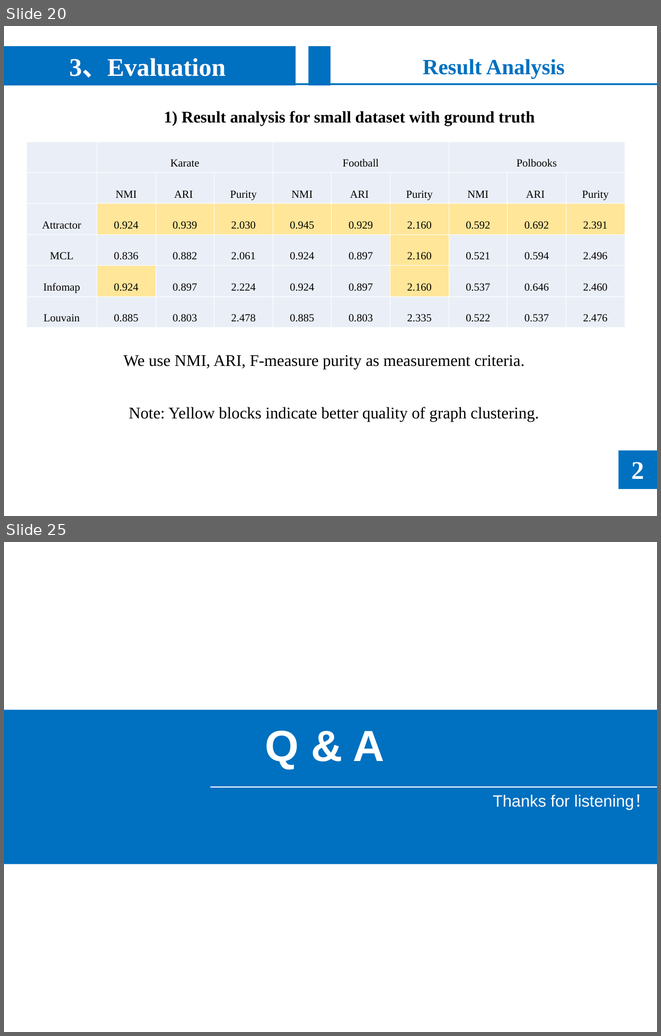
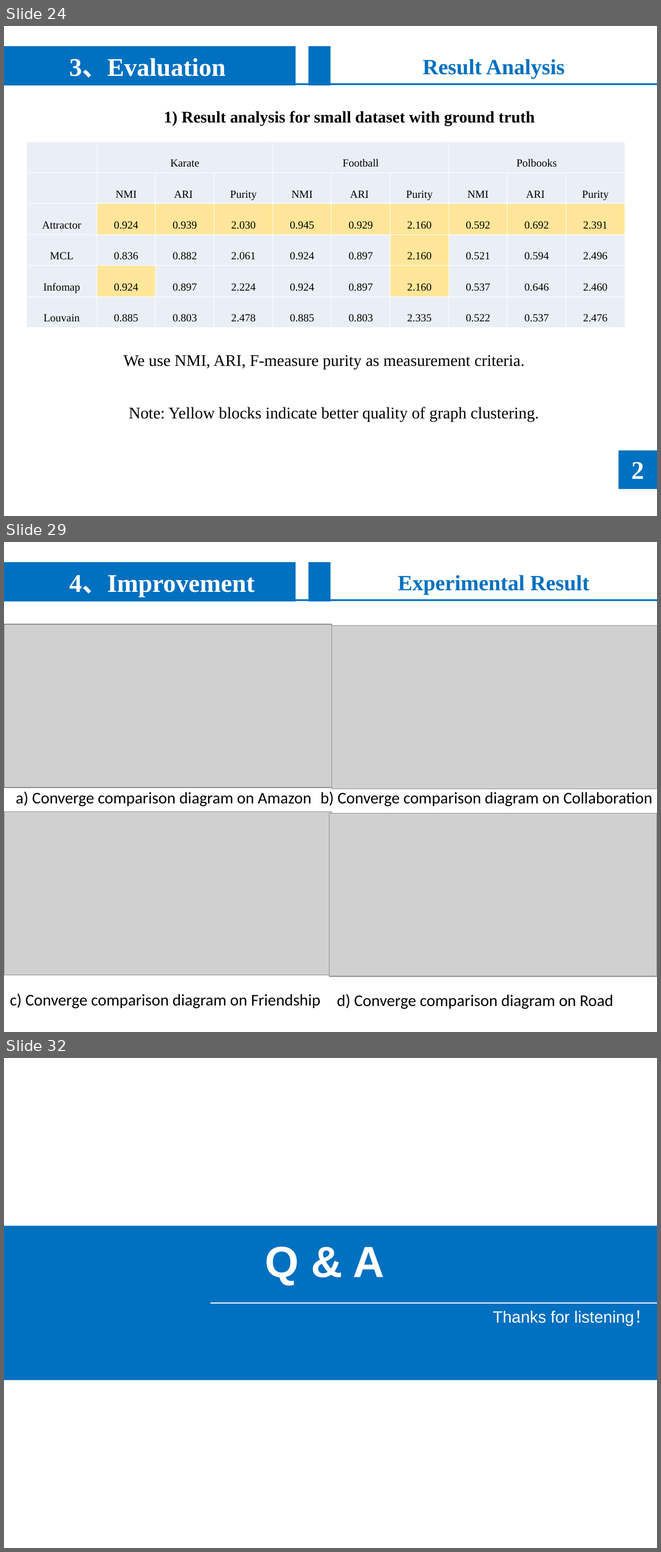
Before and after one commit to noyousjtu/Community-Detection, a slide deck: presentation/Community Detection.ppt. Shown one above the other, each under a label of ours: slides 20 and 25 before the commit, slides 24, 29 and 32 after it; the slides between them are not shown. The pictures are 661x1036 and 661x1552 pixels, drawn with LibreOffice and Linux fonts; fonts in the diff are those of the drawing; grey boxes stand for pictures. Boxes give left, top, right and bottom in pixels: in the first picture for what was removed or moved away, otherwise in the second. Text is boxed around its words. In the diff, an @@ line names an element or a change of style, - is before the commit and + after.

```diff
--- a/presentation/Community Detection.ppt
+++ b/presentation/Community Detection.ppt
@@ slide 29 added at <box>4,542,657,1032</box>, background #FFFFFF at 73% opacity @@
@@ rectangle added at <box>4,562,296,601</box>, fill #0070C0, 28 pt, text #FFFFFF, bold @@
+4、Improvement
@@ rectangle added at <box>308,562,330,601</box>, fill #0070C0 @@
@@ text added at <box>398,575,590,594</box>, 24 pt, text #0070C0, bold @@
+Experimental Result
@@ line added from (4, 600) to (657, 600), #0070C0 2.01 pt @@
@@ picture added at <box>4,624,332,787</box> @@
@@ picture added at <box>332,626,657,789</box> @@
@@ text added at <box>16,791,311,806</box>, 18 pt, text #000000 @@
+a) Converge comparison diagram on Amazon
@@ text added at <box>320,791,652,806</box>, 18 pt, text #000000 @@
+b) Converge comparison diagram on Collaboration
@@ picture added at <box>4,812,332,975</box> @@
@@ picture added at <box>329,813,657,976</box> @@
@@ text added at <box>632,975,644,977</box>, 28 pt, text #FFFFFF, bold @@
+2
@@ text added at <box>10,993,320,1008</box>, 18 pt, text #000000 @@
+c) Converge comparison diagram on Friendship
@@ text added at <box>337,994,613,1009</box>, 18 pt, text #000000 @@
+d) Converge comparison diagram on Road
@@ what was slide 20 is now slide 24 @@
@@ what was slide 25 is now slide 32 @@
```
Also in this commit, not shown: 10 slides changed, 8 other slides added, 2 slides removed, 1 other file.
